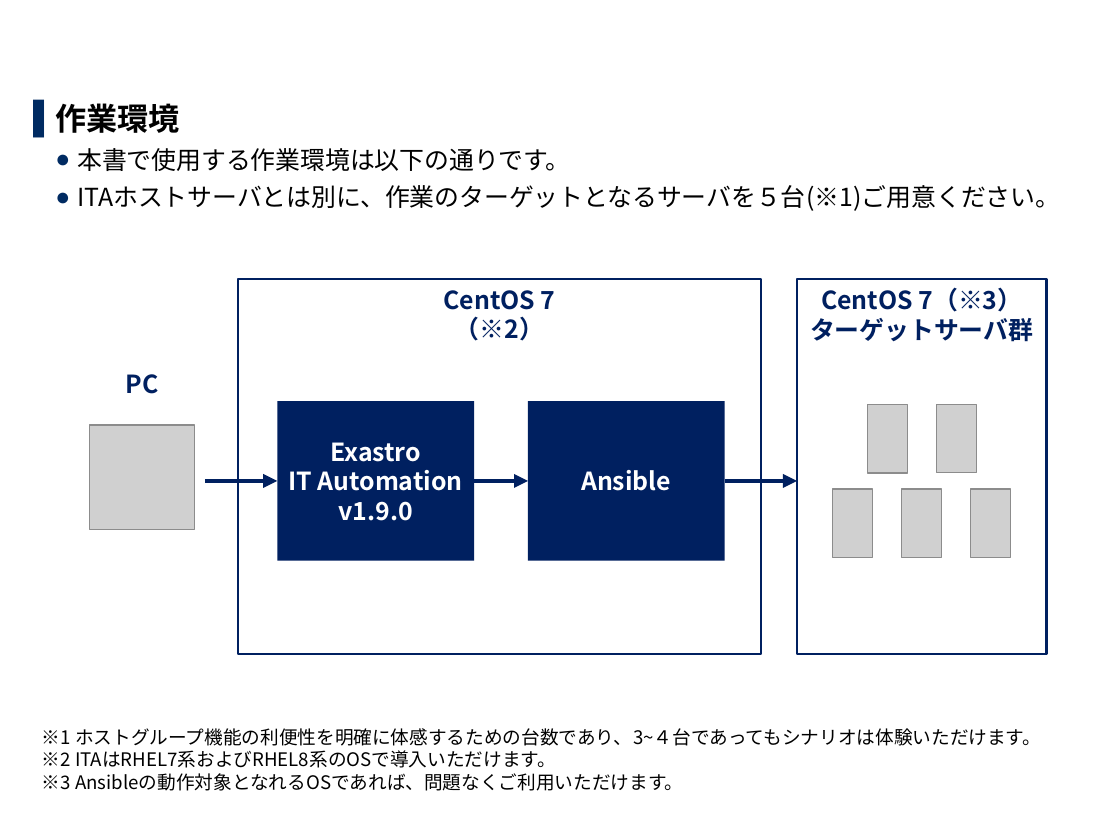
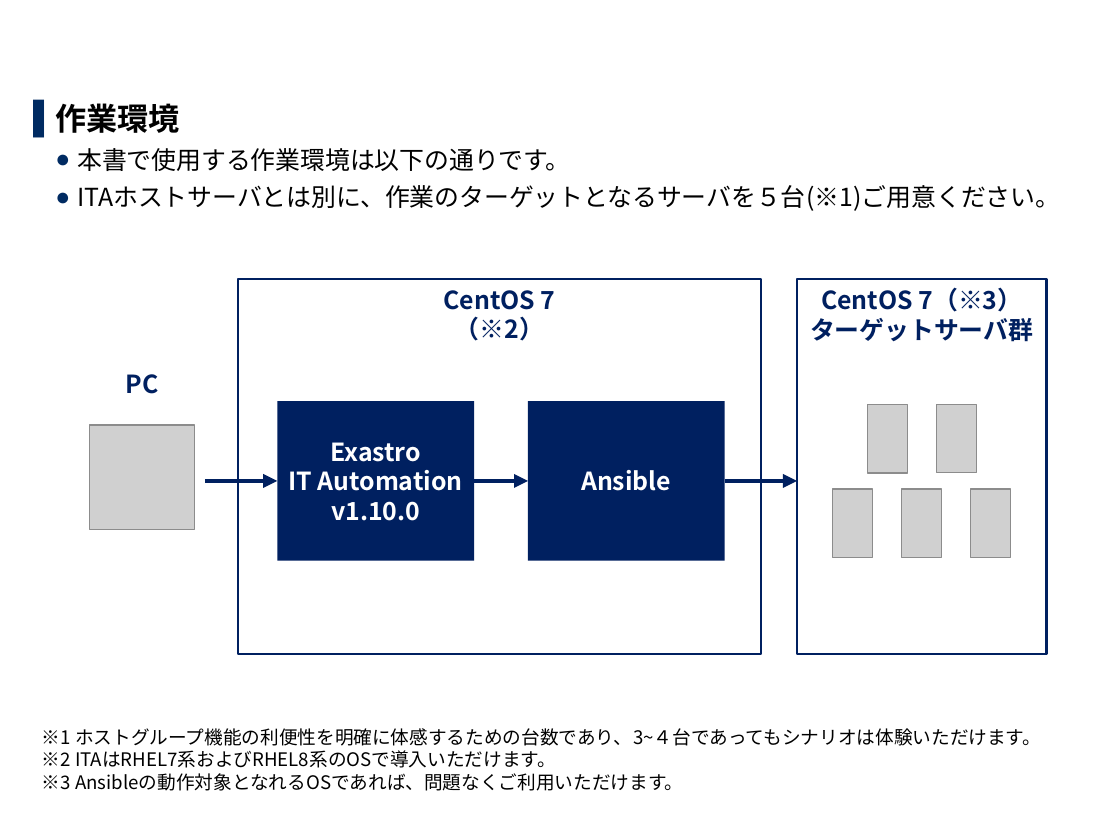
Before and after one commit to exastro-suite/it-automation-docs, a slide deck: slide 5 of asset/Learn_ja/ITA-hg-ps_practice_ja.pptx. Drawn at 1120x840 pixels with LibreOffice and Linux fonts; fonts in the diff are those of the drawing; grey boxes stand for pictures; background and template pictures are left out. Boxes give left, top, right and bottom in pixels: in the first picture for what was removed or moved away, otherwise in the second. Text is boxed around its words. In the diff, an @@ line names an element or a change of style, - is before the commit and + after.

```diff
--- a/asset/Learn_ja/ITA-hg-ps_practice_ja.pptx
+++ b/asset/Learn_ja/ITA-hg-ps_practice_ja.pptx
@@ text in rectangle at bbox=[331, 501, 420, 521]: text changed @@
-v1.9.0
+v1.10.0
```
Also in this commit, not shown: 13 other slides changed, 1 other file.
